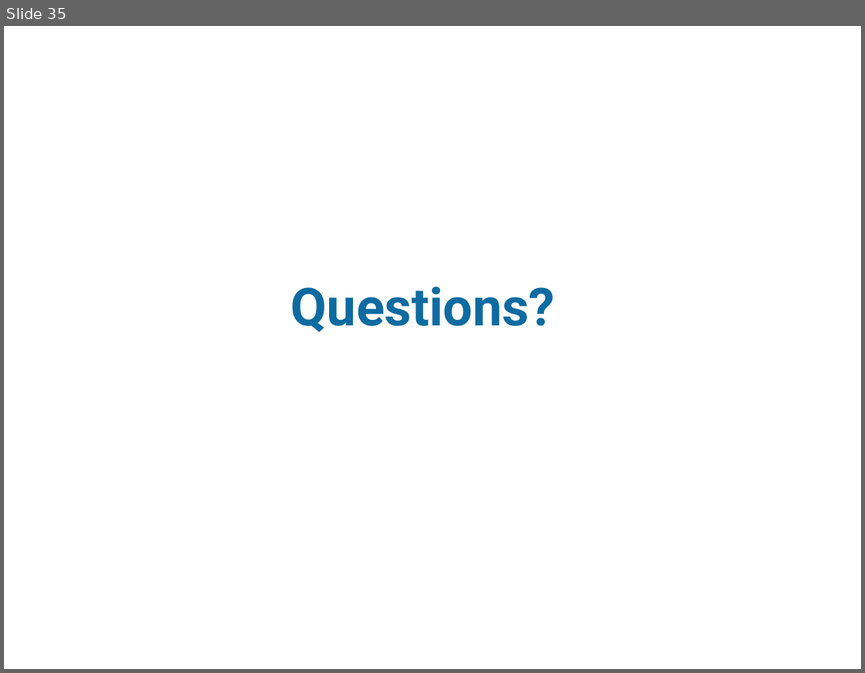
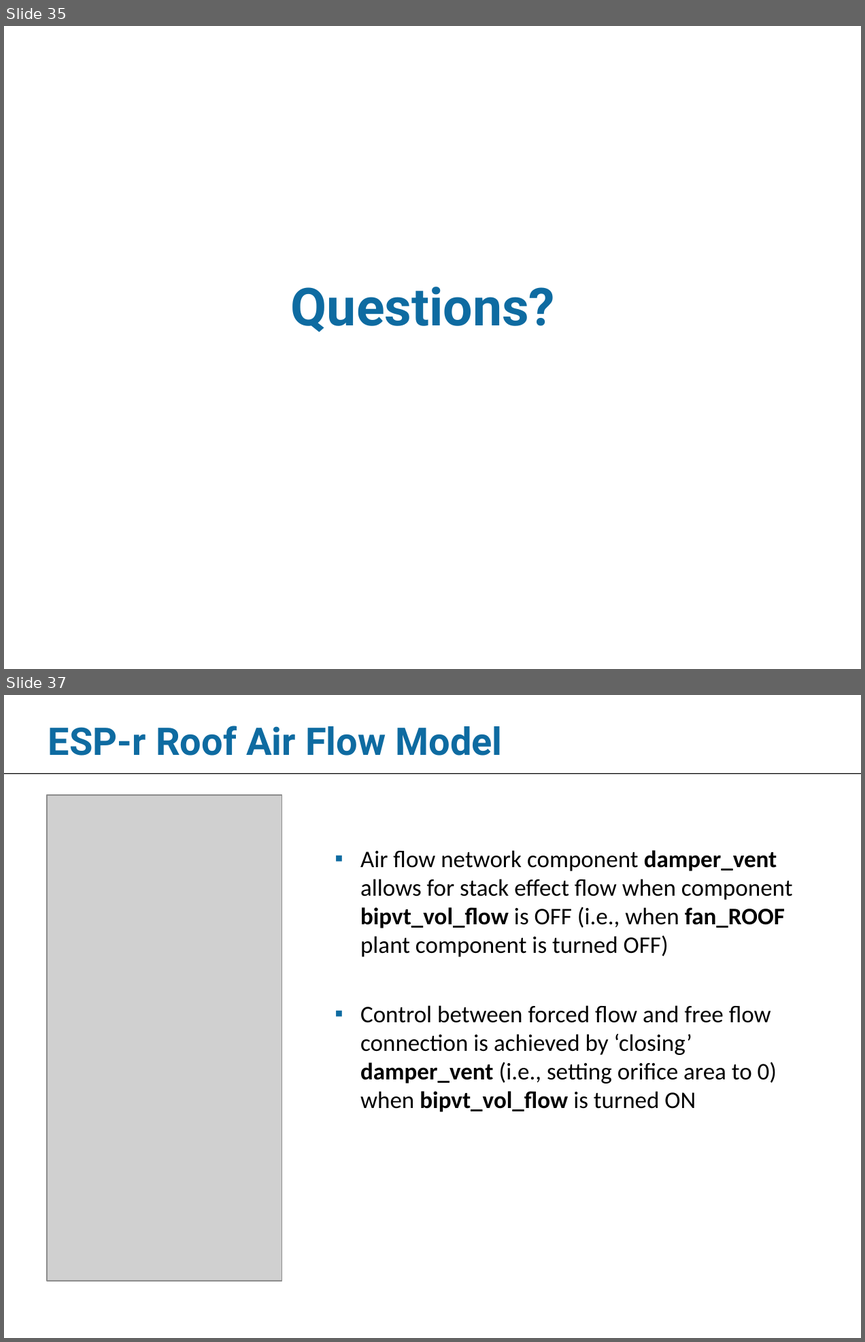
Before and after one commit to danegeorge/CHREM, a slide deck: BIPV-T/2010-03_BIPV-T_SBRN_NRCan_Model_BL.ppt. Shown one above the other, each under a label of ours: slide 35 before the commit, slides 35 and 37 after it; the slides between them are not shown. The pictures are 865x673 and 865x1342 pixels, drawn with LibreOffice and Linux fonts; fonts in the diff are those of the drawing; grey boxes stand for pictures; background and template pictures are left out. Boxes give left, top, right and bottom in pixels: in the first picture for what was removed or moved away, otherwise in the second. Text is boxed around its words. In the diff, an @@ line names an element or a change of style, - is before the commit and + after.

Commit message:
Updating ESP-r model presentation with additional slides reflecting changes discussed during Halifax meeting. Revised slides are at the end of the original presentation.
Former-commit-id: 0a413ada92956d776e6bb82134d79ae9f326cf4f

```diff
--- a/BIPV-T/2010-03_BIPV-T_SBRN_NRCan_Model_BL.ppt
+++ b/BIPV-T/2010-03_BIPV-T_SBRN_NRCan_Model_BL.ppt
@@ slide 37 added at (x1=4, y1=695, x2=861, y2=1338), background #FFFFFF @@
@@ title added at (x1=48, y1=726, x2=502, y2=756), 32 pt, text #0E6BA1, bold @@
+ESP-r Roof Air Flow Model
@@ line added from (4, 774) to (861, 774), #000000 0.74 pt @@
@@ picture added at (x1=47, y1=795, x2=281, y2=1281) @@
@@ text added at (x1=360, y1=850, x2=793, y2=1112), 20 pt, text #000000 @@
+▪ Air flow network component damper_vent allows for stack effect flow when component bipvt_vol_flow is OFF (i.e., when fan_ROOF plant component is turned OFF)
+▪ Control between forced flow and free flow connection is achieved by ‘closing’ damper_vent (i.e., setting orifice area to 0) when bipvt_vol_flow is turned ON
```
Also in this commit, not shown: 9 other slides added.
